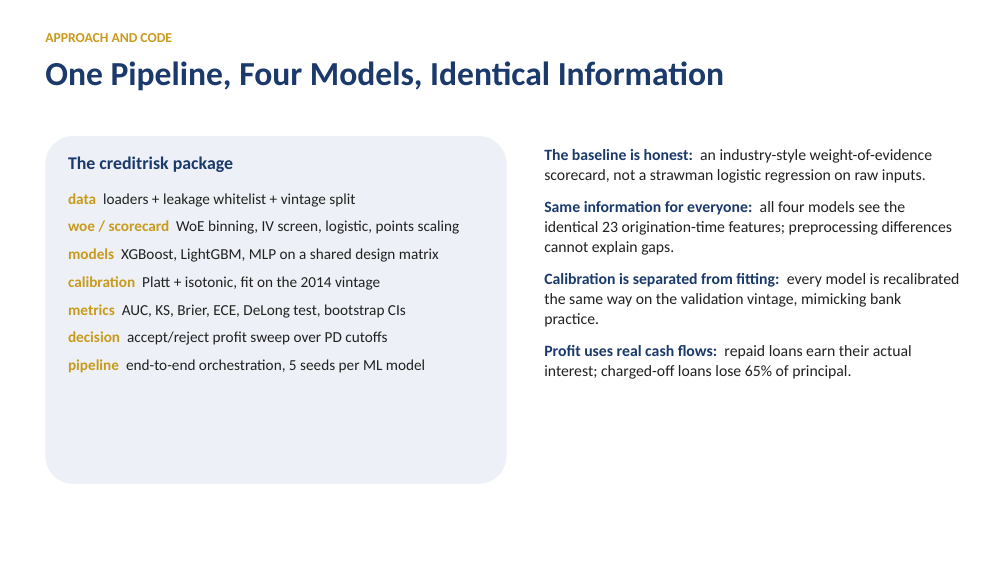
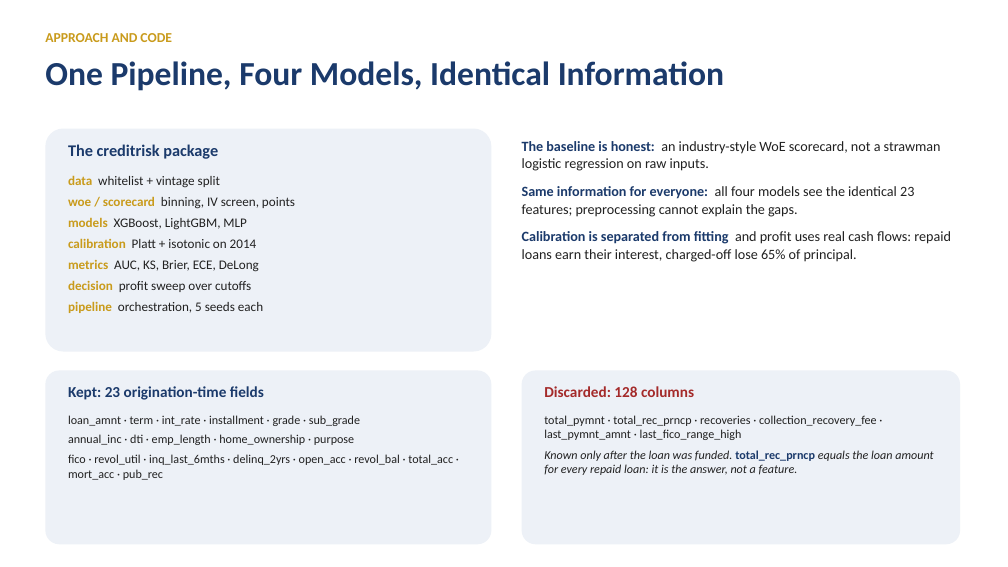
Before and after one commit to iitgF/T8, a slide deck: slide 5 of report_and_video/Project_Video_Presentation.pptx. Drawn at 1008x567 pixels with LibreOffice and Linux fonts; fonts in the diff are those of the drawing. Boxes give left, top, right and bottom in pixels: in the first picture for what was removed or moved away, otherwise in the second. Text is boxed around its words. In the diff, an @@ line names an element or a change of style, - is before the commit and + after.

```diff
--- a/report_and_video/Project_Video_Presentation.pptx
+++ b/report_and_video/Project_Video_Presentation.pptx
@@ rounded rectangle: place and size @@
-rounded rectangle at box(45, 136, 507, 484)
+rounded rectangle at box(45, 129, 492, 352)
@@ text "The creditrisk package": place and size @@
-text "The creditrisk package" at box(68, 156, 233, 172)
+text "The creditrisk package" at box(68, 144, 218, 159)
@@ text "The creditrisk package" at box(68, 144, 218, 159): size 17 to 15.5 pt @@
@@ text at box(522, 141, 951, 262): text changed; size 15 to 13.5 pt @@
-The baseline is honest: an industry-style weight-of-evidence scorecard, not a strawman logistic regression on raw inputs.
-Same information for everyone: all four models see the identical 23 origination-time features; preprocessing differences cannot explain gaps.
-Calibration is separated from fitting: every model is recalibrated the same way on the validation vintage, mimicking bank practice.
-Profit uses real cash flows: repaid loans earn their actual interest; charged-off loans lose 65% of principal.
+The baseline is honest: an industry-style WoE scorecard, not a strawman logistic regression on raw inputs.
+Same information for everyone: all four models see the identical 23 features; preprocessing cannot explain the gaps.
+Calibration is separated from fitting and profit uses real cash flows: repaid loans earn their interest, charged-off lose 65% of principal.
@@ text at box(68, 175, 295, 313): text changed; size 14.5 to 12.5 pt @@
-data loaders + leakage whitelist + vintage split
-woe / scorecard WoE binning, IV screen, logistic, points scaling
-models XGBoost, LightGBM, MLP on a shared design matrix
-calibration Platt + isotonic, fit on the 2014 vintage
-metrics AUC, KS, Brier, ECE, DeLong test, bootstrap CIs
-decision accept/reject profit sweep over PD cutoffs
-pipeline end-to-end orchestration, 5 seeds per ML model
+data whitelist + vintage split
+woe / scorecard binning, IV screen, points
+models XGBoost, LightGBM, MLP
+calibration Platt + isotonic on 2014
+metrics AUC, KS, Brier, ECE, DeLong
+decision profit sweep over cutoffs
+pipeline orchestration, 5 seeds each
@@ rounded rectangle added at box(45, 371, 492, 544), fill #EDF1F7 @@
@@ text added at box(68, 386, 264, 400), 14.5 pt, text #1B3A6B, bold @@
+Kept: 23 origination-time fields
@@ rounded rectangle added at box(522, 371, 960, 544), fill #EDF1F7 @@
@@ text added at box(544, 386, 694, 397), 14.5 pt, text #A42A2A, bold @@
+Discarded: 128 columns
@@ text added at box(68, 415, 453, 480), 11.5 pt, text #212121 @@
+loan_amnt · term · int_rate · installment · grade · sub_grade
+annual_inc · dti · emp_length · home_ownership · purpose
+fico · revol_util · inq_last_6mths · delinq_2yrs · open_acc · revol_bal · total_acc · mort_acc · pub_rec
@@ text added at box(544, 415, 933, 475), 11.5 pt, text #212121 @@
+total_pymnt · total_rec_prncp · recoveries · collection_recovery_fee · last_pymnt_amnt · last_fico_range_high
+Known only after the loan was funded. total_rec_prncp equals the loan amount for every repaid loan: it is the answer, not a feature.
```
Also in this commit, not shown: 2 other files.
